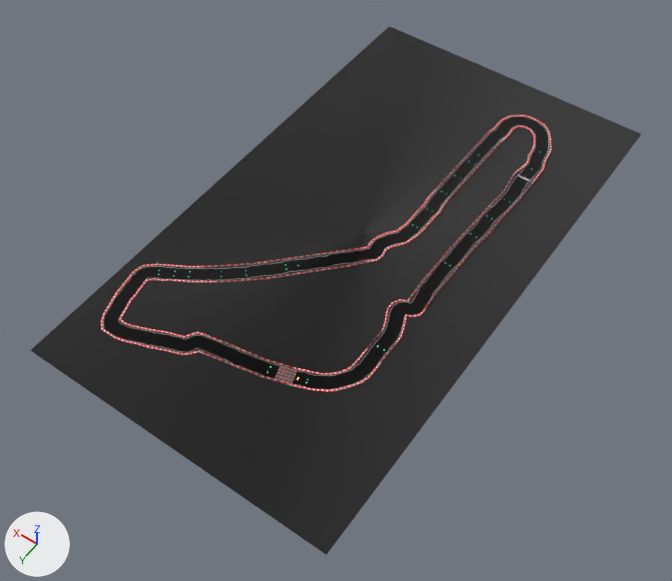
One commit to the FBX model models/maps/track1.fbx: the scene before it, then after it.
Before and after are seen from a 50 mm lens placed at (-102.1, 165.9, 211.2), pointed at (-1.1, 24.5, -10.9). Every picture has the same lights, and +X, +Y and +Z are marked at lower left. The picture after the commit comes second. Objects named as collision shapes, trigger or cutter boxes, shadow casters or lower levels of detail are left out.

The first picture shows 'Plane', 'magnetpad' and 30 more.
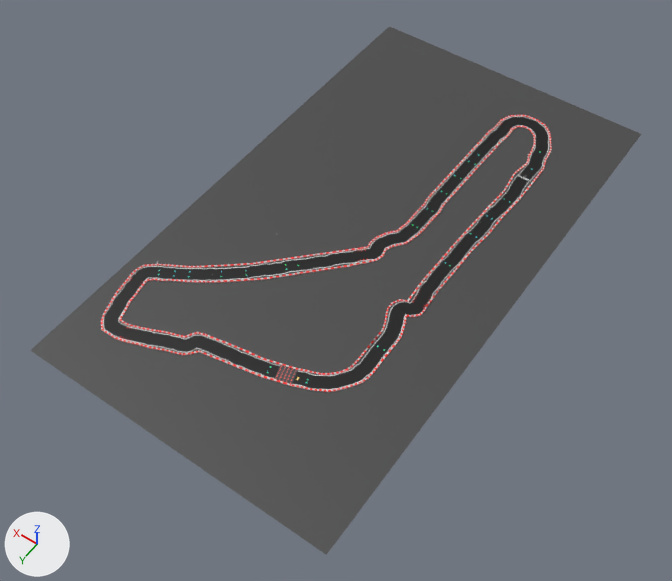
Changed parts and their boxes [x1, y1, x2, y2] in the pictures (672 x 581 px):
```json
{"object": "Plane", "change": "shading changed", "before": [30, 26, 641, 555], "after": [30, 26, 641, 555]}
{"object": "magnetpad", "change": "moved", "before": [274, 365, 298, 384], "after": [274, 365, 298, 384]}
```

Edits to the scene script, one JSON object a line:
```json
{"block": "me_plane_3956", "where": "me_plane_3956.from_pydata(...)  # 4 vertices, 1 face; spans x -500000096256.0..500000096256.0, y -888499994624.0..888499994624.0, z 0.0"}
{"block": "me_plane_3956", "where": "# used by ob_plane; location = (-0.1, 8.1, 0.0); rotation_euler = (3.142, 0.0, 0.0), in degrees (180, 0, 0); scale = (0.0, 0.0, 0.0)"}
{"block": "me_plane_3956", "change": "me_plane_3956 part 1: its shading normals changed"}
{"op": "set", "path": "ob_magnetpad.location", "old": "(-11.8, 62.7, 0.0)", "new": "(-11.8, 62.7, -0.1)"}
```
